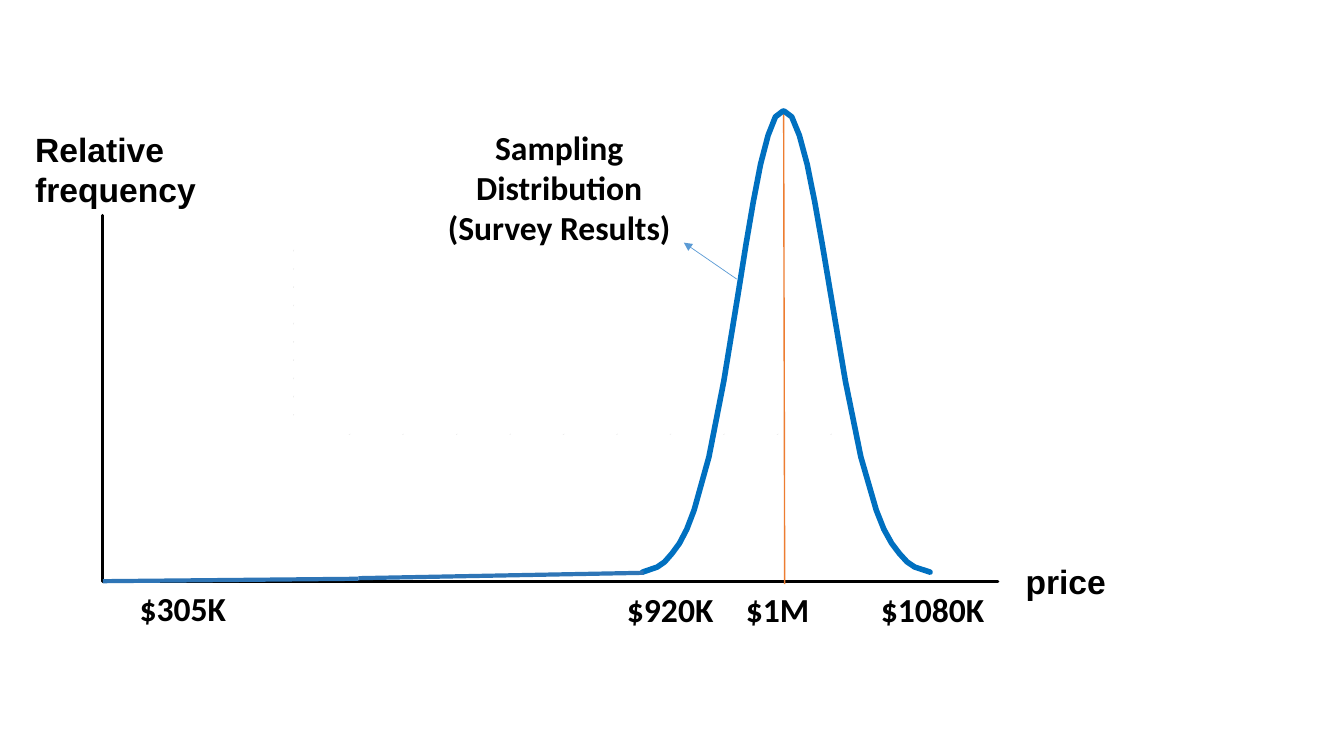
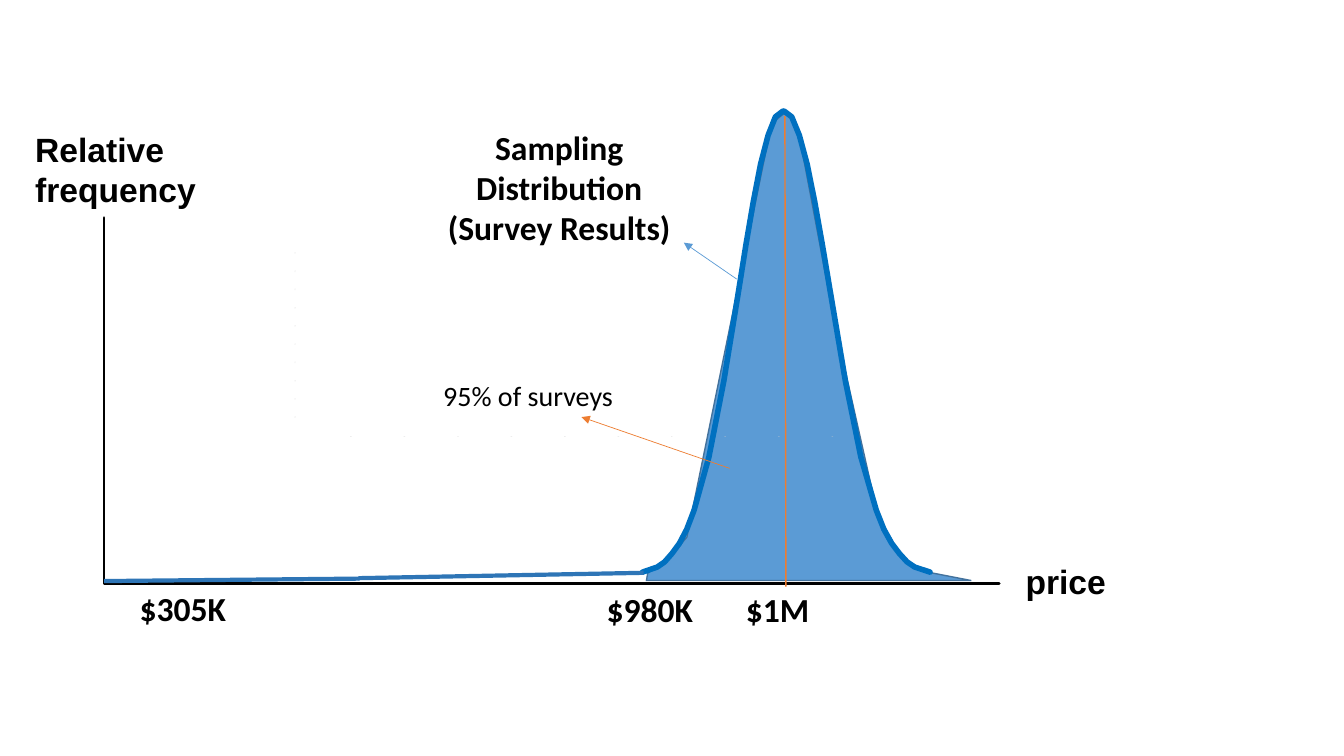
Before and after one commit to wiblert/sta371g, a slide deck: slide 4 of lectures/lecture-03/charts.pptx (slide 3 before the commit). Drawn at 1344x756 pixels with LibreOffice and Linux fonts; fonts in the diff are those of the drawing. Boxes give left, top, right and bottom in pixels: in the first picture for what was removed or moved away, otherwise in the second. Text is boxed around its words. In the diff, an @@ line names an element or a change of style, - is before the commit and + after.

```diff
--- a/lectures/lecture-03/charts.pptx
+++ b/lectures/lecture-03/charts.pptx
@@ freeform shape added at <box>646,113,971,581</box>, fill #5B9BD5, outline #43739E 1 pt @@
@@ freeform shape at <box>104,218,1000,585</box>: outline redrawn @@
@@ text added at <box>443,386,613,411</box>, 20 pt, text #000000 @@
+95% of surveys
@@ arrow added from (730, 469) to (582, 417), #ED7D31 0.5 pt @@
@@ text at <box>607,598,693,626</box>: text changed @@
-$920K
+$980K
@@ text removed at <box>881,598,984,626</box> @@
-$1080K
```
Also in this commit, not shown: 1 other slide changed, 1 slide added, 7 other files.
